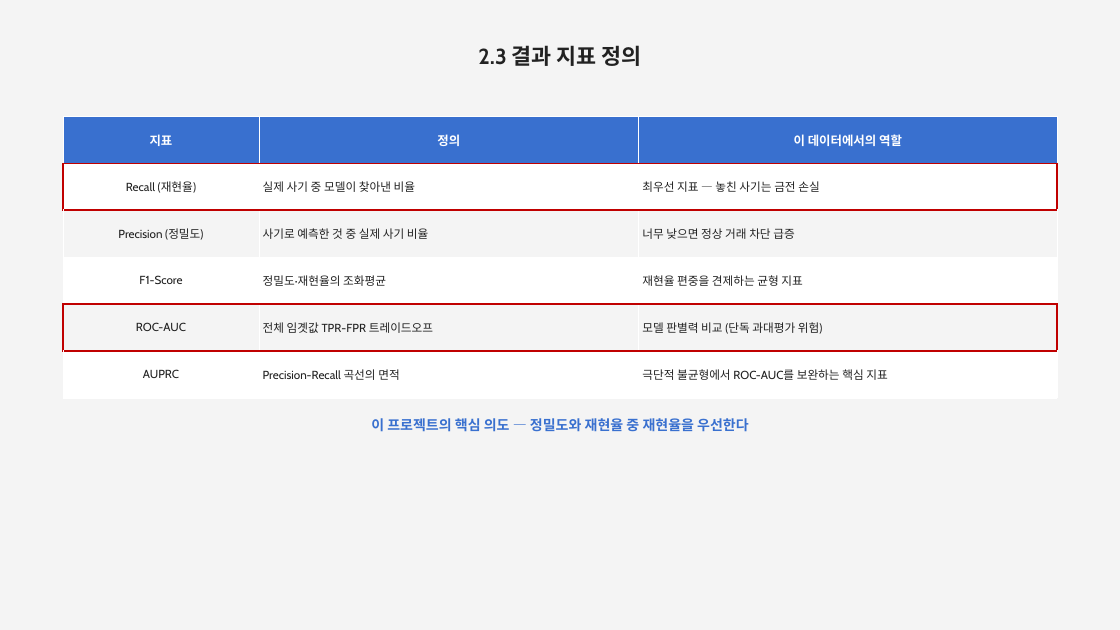
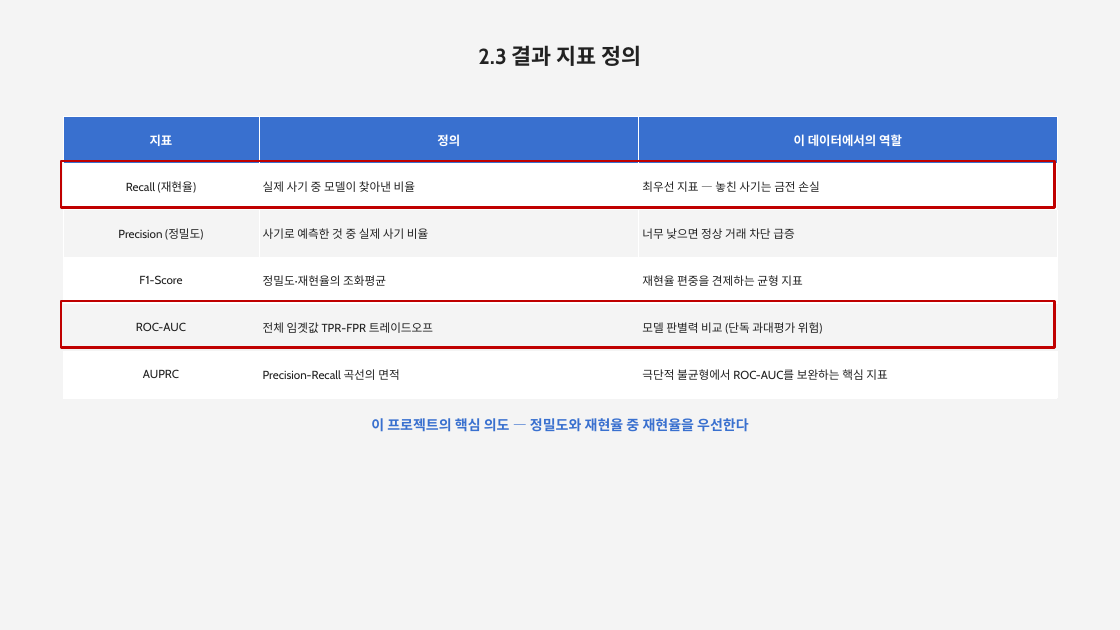
Before and after one commit to jcs19752510-ui/semi_project, a slide deck: slide 7 of report/4차/3_Credit_Card_Fraud_Detection(1).pptx. Drawn at 1120x630 pixels with LibreOffice and Linux fonts; fonts in the diff are those of the drawing. Boxes give left, top, right and bottom in pixels: in the first picture for what was removed or moved away, otherwise in the second. Text is boxed around its words. In the diff, an @@ line names an element or a change of style, - is before the commit and + after.

```diff
--- a/report/4차/3_Credit_Card_Fraud_Detection(1).pptx
+++ b/report/4차/3_Credit_Card_Fraud_Detection(1).pptx
@@ table at (63, 116, 1057, 398) @@
@@ borders changed @@
@@ rectangle added at (60, 161, 1054, 208), outline #C00000 3 pt @@
@@ rectangle added at (60, 301, 1054, 348), outline #C00000 3 pt @@
```
Also in this commit, not shown: 9 other slides changed, 1 slide removed, 2 other files.
